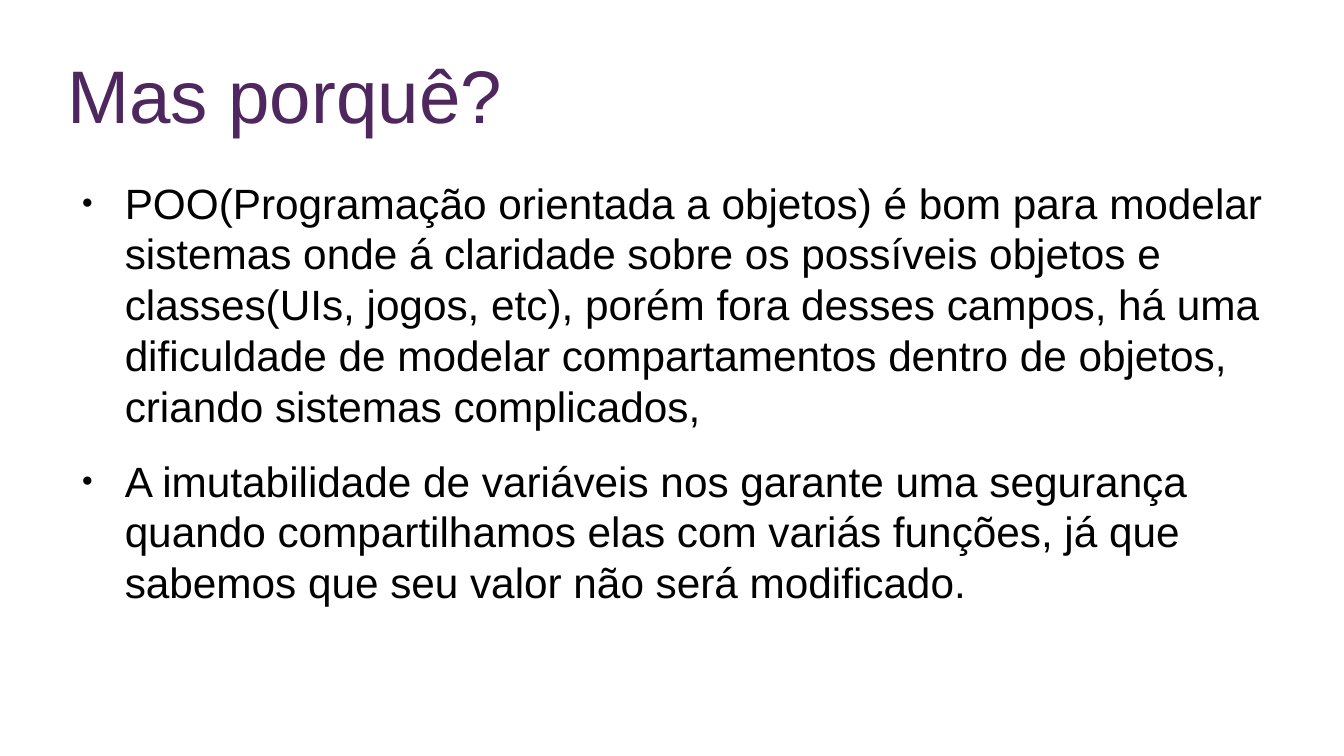
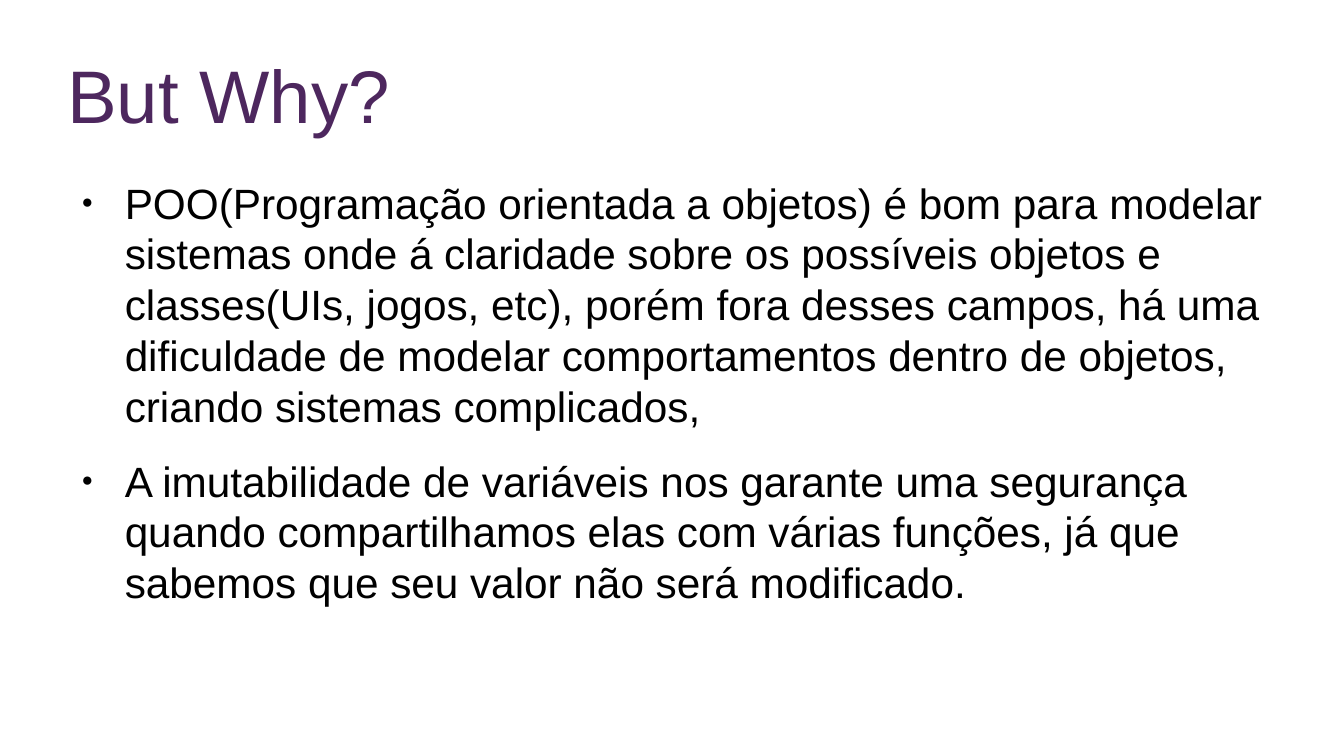
Before and after one commit to paulosergiolima/seccomp_stuff, a slide deck: slide 8 of main.odp (slide 7 before the commit). Drawn at 1344x756 pixels with LibreOffice and Linux fonts; fonts in the diff are those of the drawing. Boxes give left, top, right and bottom in pixels: in the first picture for what was removed or moved away, otherwise in the second. Text is boxed around its words. In the diff, an @@ line names an element or a change of style, - is before the commit and + after.

```diff
--- a/main.odp
+++ b/main.odp
@@ title at bbox=[67, 69, 389, 137]: text changed @@
-Mas porquê?
+But Why?
@@ text at bbox=[125, 187, 1262, 606]: text changed @@
-● POO(Programação orientada a objetos) é bom para modelar sistemas onde á claridade sobre os possíveis objetos e classes(UIs, jogos, etc), porém fora desses campos, há uma dificuldade de modelar compartamentos dentro de objetos, criando sistemas complicados,
-● A imutabilidade de variáveis nos garante uma segurança quando compartilhamos elas com variás funções, já que sabemos que seu valor não será modificado.
+● POO(Programação orientada a objetos) é bom para modelar sistemas onde á claridade sobre os possíveis objetos e classes(UIs, jogos, etc), porém fora desses campos, há uma dificuldade de modelar comportamentos dentro de objetos, criando sistemas complicados,
+● A imutabilidade de variáveis nos garante uma segurança quando compartilhamos elas com várias funções, já que sabemos que seu valor não será modificado.
```
Also in this commit, not shown: 10 other slides changed, 17 slides added, 14 other files.
